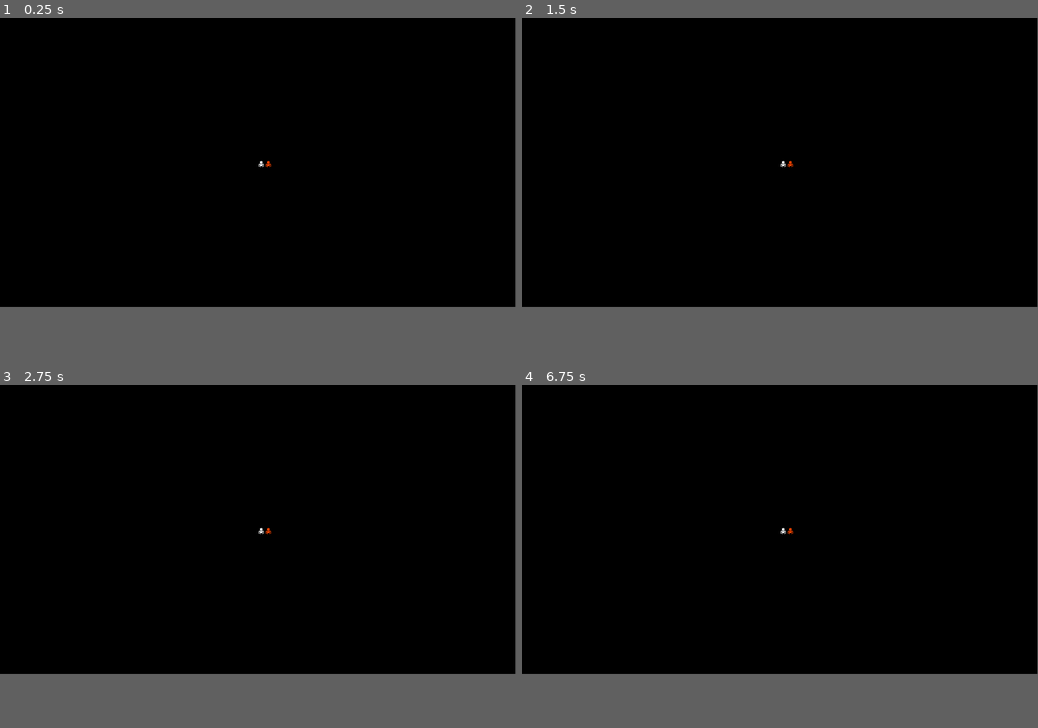
Above: before the commit, frames 1-4 (two rows, left to right).
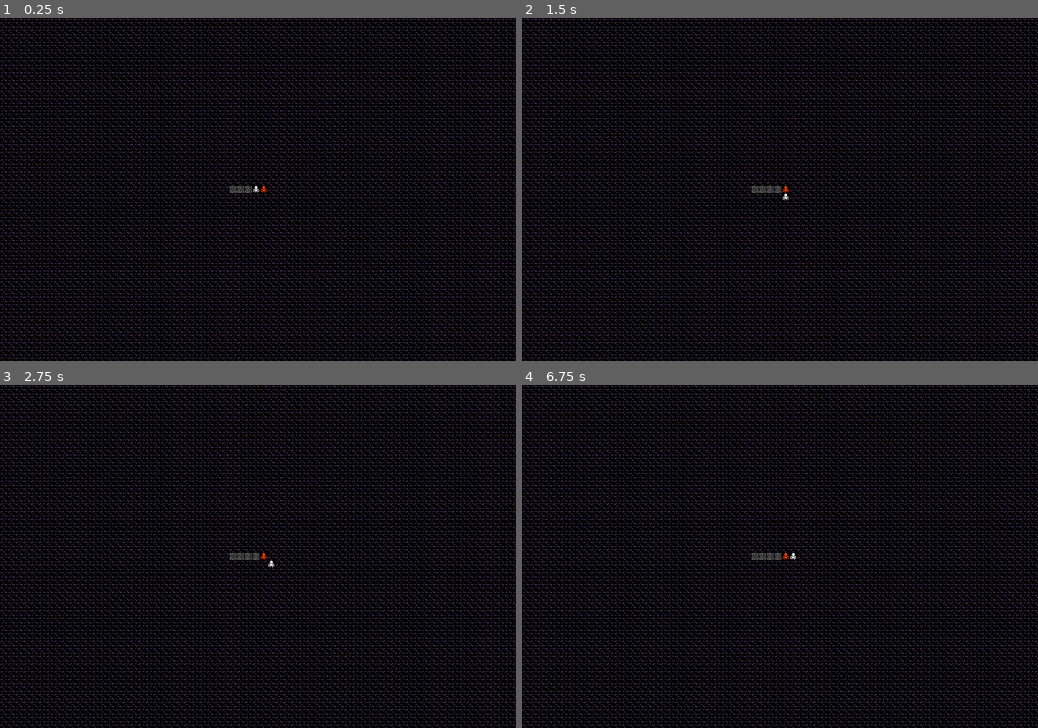
Above: after the commit, the same moments.

Repository: phentos/rl-tutorial-godot
Game: Godot game, scene res://src/Game/game.tscn
Same seed, same stepped clock (60 frames per second), same inputs: the game is played once before the commit and once after it.
Inputs:
- Up to frame 1 (0.25 s): no input
- Up to frame 2 (1.5 s): tap Enter at 0.5 s; hold Right (ui_right) 0.53-1.28 s; tap Space at 1.25 s; hold Down (ui_down) from 1.28 s (still down)
- Up to frame 3 (2.75 s): tap Enter at 2 s; release Down (ui_down) at 2.03 s; hold Right (ui_right) from 2.03 s (still down)
- Up to frame 4 (6.75 s): tap Space at 2.75, 4.25 s; release Right (ui_right) at 2.78 s; hold Up (ui_up) 2.78-3.53 s; tap Enter at 3.5 s; hold Left (ui_left) 3.53-5.03 s; hold Down (ui_down) 5.03-5.78 s; hold Right (ui_right) 5.78-6.53 s; hold Up (ui_up) from 6.53 s (still down)
The window is 799x449 before the commit and 800x533 after it. Grey fills any space a smaller window leaves; there, only what the larger window draws over its background counts as a difference.

The runs differ from the first frame. In frame 1, 19% of the frame differs, in the area x 0-100%, y 0-100%; in frame 2, 19%; in frame 3, 19%; in frame 4, 19%.

Commit message:
part 2 done

Diff:
--- a/project.godot
+++ b/project.godot
@@ -15,6 +15,15 @@
 config/features=PackedStringArray("4.2", "GL Compatibility")
 config/icon="res://icon.svg"
 
+[autoload]
+
+Handy="*res://src/Utils/handy.gd"
+
+[display]
+
+window/size/viewport_width=1080
+window/size/viewport_height=720
+
 [rendering]
 
 renderer/rendering_method="gl_compatibility"
--- a/src/Entities/Actors/Actions/action.gd
+++ b/src/Entities/Actors/Actions/action.gd
@@ -1,2 +1,5 @@
 class_name Action
 extends RefCounted
+
+func perform(game: Game, entity: Entity) -> void:
+	pass
--- a/src/Entities/Actors/Actions/escape_action.gd
+++ b/src/Entities/Actors/Actions/escape_action.gd
@@ -1,2 +1,5 @@
 class_name EscapeAction
 extends Action
+
+func perform(game: Game, entity: Entity) -> void:
+	game.get_tree().quit()
--- a/src/Entities/Actors/Actions/movement_action.gd
+++ b/src/Entities/Actors/Actions/movement_action.gd
@@ -5,3 +5,12 @@
 
 func _init(dx:int, dy:int) -> void:
 	offset = Vector2i(dx, dy)
+
+func perform(game: Game, entity: Entity) -> void:
+	var destination: Vector2i = entity.grid_position + offset
+
+	var map_data: MapData = game.get_map_data()
+	var destination_tile: Tile = map_data.get_tile(destination)
+	if not destination_tile or not destination_tile.is_walkable():
+		return
+	entity.move(offset)
--- a/src/Game/game.gd
+++ b/src/Game/game.gd
@@ -1,3 +1,4 @@
+class_name Game
 extends Node2D
 
 const player_definition: EntityDefinition = preload("res://assets/definitions/entities/actors/entity_definition_player.tres")
@@ -5,6 +6,7 @@
 @onready var player: Entity
 @onready var event_handler: EventHandler = $EventHandler
 @onready var entities: Node2D = $Entities
+@onready var map: Map = $Map
 
 
 # Called when the node enters the scene tree for the first time.
@@ -19,13 +21,10 @@
 		entities.add_child(e)
 
 # Called every frame. 'delta' is the elapsed time since the previous frame.
-func _process(_delta):
-	# TODO refactor for entdef
-	#var action: Action = event_handler.get_action()
-	#
-	#if action is MovementAction:
-		#player_grid_pos += action.offset
-		#player.position = Grid.grid_to_world(player_grid_pos)
-	#elif action is EscapeAction:
-			#get_tree().quit()
-	pass
+func _physics_process(_delta: float) -> void:
+	var action: Action = event_handler.get_action()
+	if action:
+		action.perform(self, player)
+
+func get_map_data() -> MapData:
+	return map.map_data
--- a/src/Game/game.tscn
+++ b/src/Game/game.tscn
@@ -1,6 +1,7 @@
-[gd_scene load_steps=3 format=3 uid="uid://cpr66dnv7b8ad"]
+[gd_scene load_steps=4 format=3 uid="uid://cpr66dnv7b8ad"]
 
 [ext_resource type="Script" path="res://src/Game/game.gd" id="1_b5mwc"]
+[ext_resource type="Script" path="res://src/Game/map.gd" id="3_c0lif"]
 [ext_resource type="Script" path="res://src/Game/event_handler.gd" id="3_u3bsj"]
 
 [node name="Game" type="Node2D"]
@@ -9,4 +10,7 @@
 [node name="EventHandler" type="Node" parent="."]
 script = ExtResource("3_u3bsj")
 
+[node name="Map" type="Node2D" parent="."]
+script = ExtResource("3_c0lif")
+
 [node name="Entities" type="Node2D" parent="."]
--- /dev/null
+++ b/src/Game/map.gd
@@ -0,0 +1,15 @@
+class_name Map
+extends Node2D
+
+@export var map_width: int = 80
+@export var map_height: int = 45
+
+var map_data: MapData
+
+
+func _ready() -> void:
+	map_data = MapData.new(map_width, map_height)
+	_place_tiles()
+
+func _place_tiles() -> void:
+	Handy.map(add_child, map_data.tiles)
--- /dev/null
+++ b/src/Map/map_data.gd
@@ -0,0 +1,48 @@
+class_name MapData
+extends RefCounted
+
+const tile_types = {
+	"floor": preload("res://assets/definitions/tiles/tile_definition_floor.tres"),
+	"wall": preload("res://assets/definitions/tiles/tile_definition_wall.tres"),
+}
+
+var width: int
+var height: int
+var tiles: Array[Tile]
+
+func _init(map_width: int, map_height: int) -> void:
+	width = map_width
+	height = map_height
+	_setup_tiles()
+
+func _setup_tiles() -> void:
+	tiles = []
+	for y in height:
+		for x in width:
+			var tile_position := Vector2i(x, y)
+			var tile := Tile.new(tile_position, tile_types.floor)
+			tiles.append(tile)
+	for x in range(30, 34):
+		var tile: Tile = get_tile(Vector2i(x, 22))
+		tile.set_tile_type(tile_types.wall)
+
+func get_tile(grid_position: Vector2i) -> Tile:
+	var tile_index: int = grid_to_index(grid_position)
+	if tile_index == -1:
+		return null
+	return tiles[tile_index]
+
+func grid_to_index(grid_position: Vector2i) -> int:
+	if not is_in_bounds(grid_position):
+		return -1
+	return grid_position.y * width + grid_position.x
+
+func is_in_bounds(coordinate: Vector2i) -> bool:
+	var clamp_assert = func(v, b): return (clamp(v, 0, b - 1) == v)
+
+	var comparisons = [
+		[coordinate.x, width],
+		[coordinate.y, height]
+	]
+
+	return false not in Handy.mapv(clamp_assert, comparisons)
--- /dev/null
+++ b/src/Utils/handy.gd
@@ -0,0 +1,19 @@
+extends Node
+## Miscellaneous helper functions
+
+
+## `map` takes a function and a list and returns the list
+## created by calling that function on the elements of that list
+static func map(f: Callable, l: Array) -> Array:
+	var result = []
+	for e in l:
+		result.push_back(f.call(e))
+	return result
+
+## `mapv` takes a function and a list of arg lists and returns the list
+## created by calling that function with each arg list in the list
+static func mapv(f: Callable, ll: Array) -> Array:
+	var result = []
+	for el in ll:
+		result.push_back(f.callv(el))
+	return result
